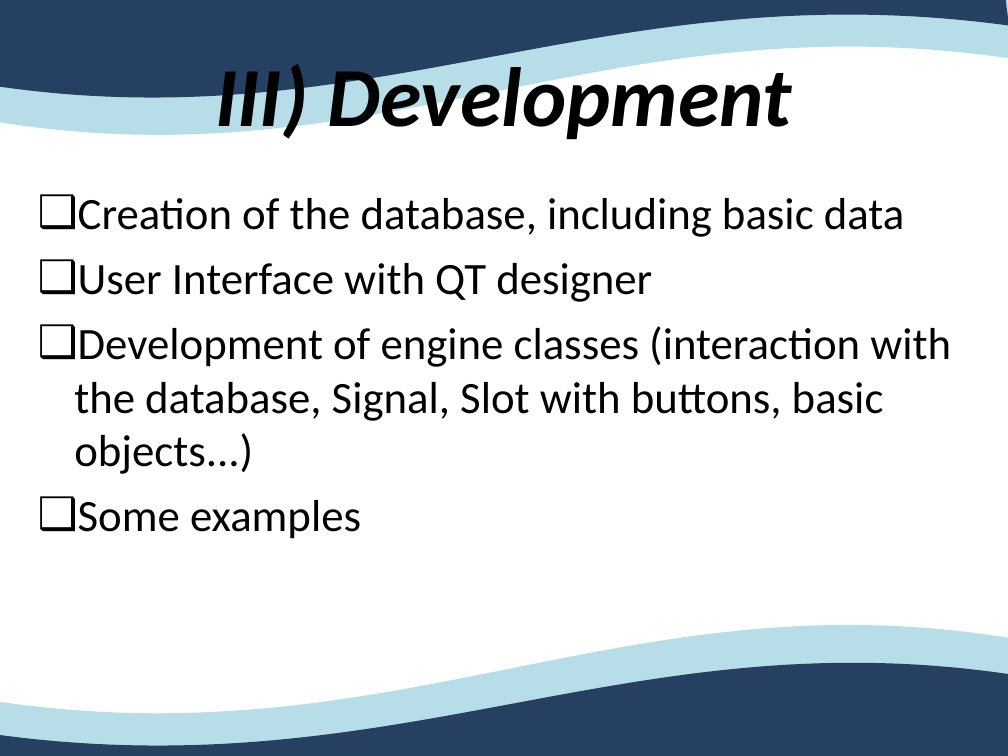
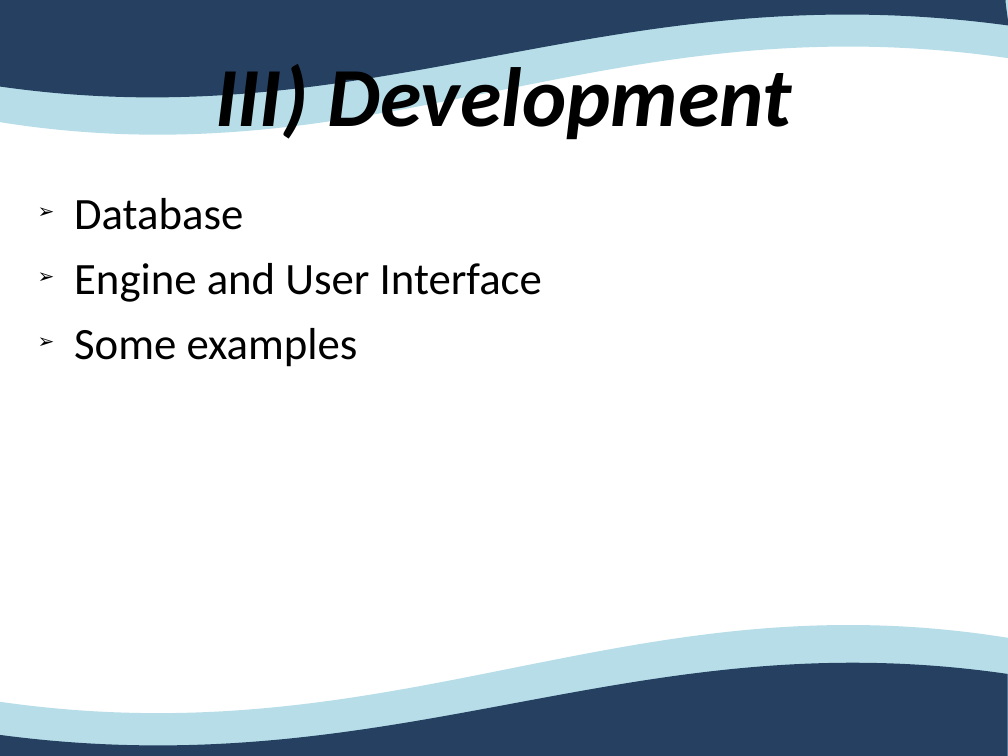
Before and after one commit to Ovan33/Immobilier, a slide deck: slide 16 of docs/Rapport/ProjetTuteureAnglais.ppt. Drawn at 1008x756 pixels with LibreOffice and Linux fonts; fonts in the diff are those of the drawing. Boxes give left, top, right and bottom in pixels: in the first picture for what was removed or moved away, otherwise in the second. Text is boxed around its words. In the diff, an @@ line names an element or a change of style, - is before the commit and + after.

```diff
--- a/docs/Rapport/ProjetTuteureAnglais.ppt
+++ b/docs/Rapport/ProjetTuteureAnglais.ppt
@@ outline redrawn in 3 elements at <box>0,662,1008,756</box>, <box>0,0,1008,98</box>, <box>0,0,1008,135</box> @@
@@ text at <box>74,198,542,302</box>: text changed @@
-❑ Creation of the database, including basic data
-❑ User Interface with QT designer
-❑ Development of engine classes (interaction with the database, Signal, Slot with buttons, basic objects...)
+➢ Database
+➢ Engine and User Interface
@@ text at <box>74,328,358,367</box>: bullet ❑ to ➢ @@
```
Also in this commit, not shown: 18 other slides changed, 7 slides added, 6 slides removed, 9 other files.
